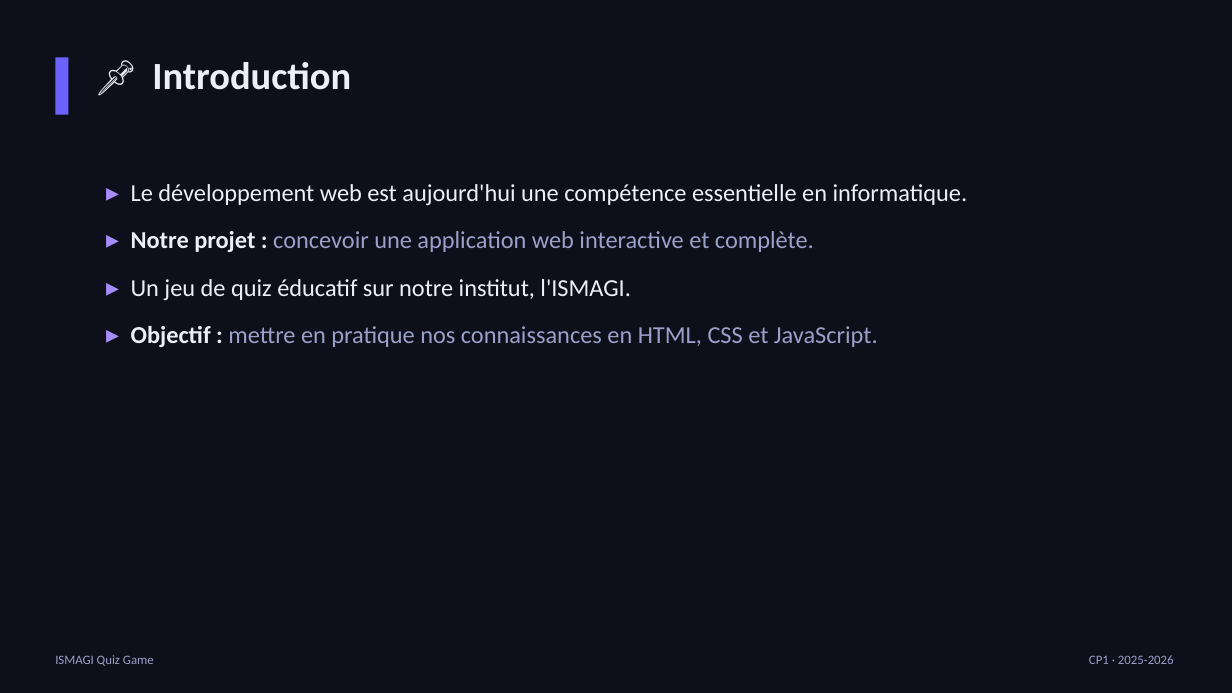
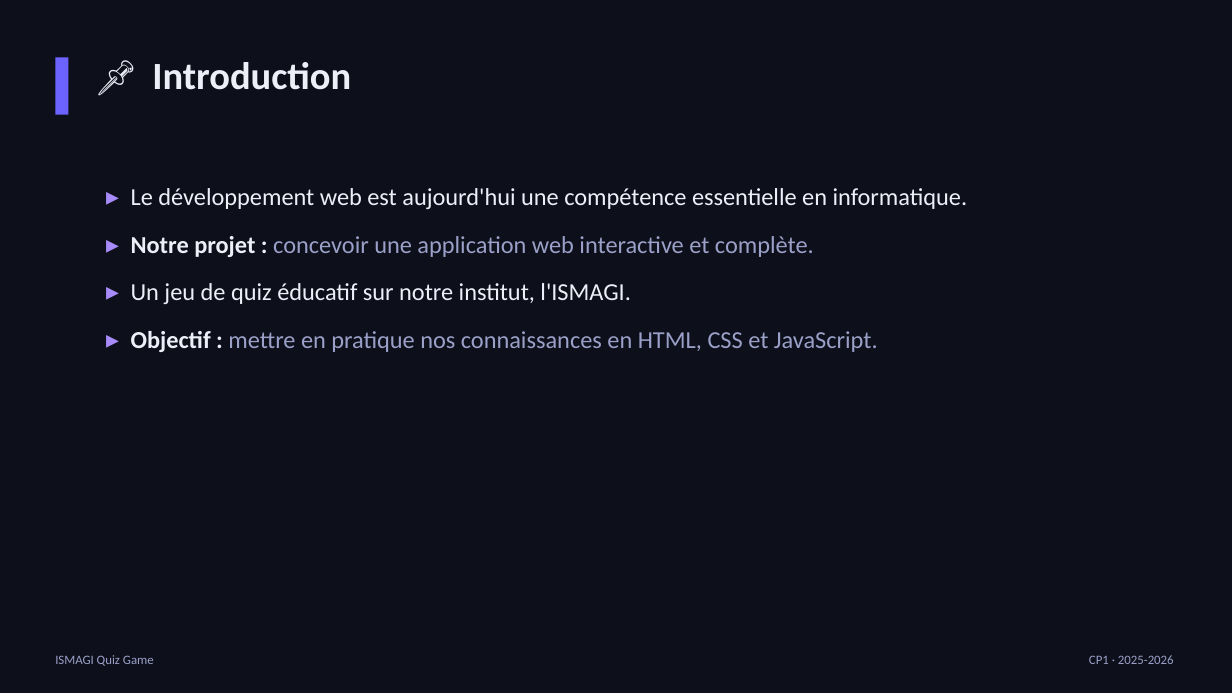
Before and after one commit to achraf1950sadaoui-dot/webcite-create, a slide deck: slide 3 of quiz-game/Presentation_ISMAGI_Quiz_Game.pptx. Drawn at 1232x693 pixels with LibreOffice and Linux fonts; fonts in the diff are those of the drawing. Boxes give left, top, right and bottom in pixels: in the first picture for what was removed or moved away, otherwise in the second. Text is boxed around its words. In the diff, an @@ line names an element or a change of style, - is before the commit and + after.

```diff
--- a/quiz-game/Presentation_ISMAGI_Quiz_Game.pptx
+++ b/quiz-game/Presentation_ISMAGI_Quiz_Game.pptx
@@ text "▸ Le développement web est ...": place and size @@
-text "▸ Le développement web est ..." at box(131, 184, 968, 347)
+text "▸ Le développement web est ..." at box(131, 188, 968, 352)
```
Also in this commit, not shown: 11 other slides changed, 4 other files.
